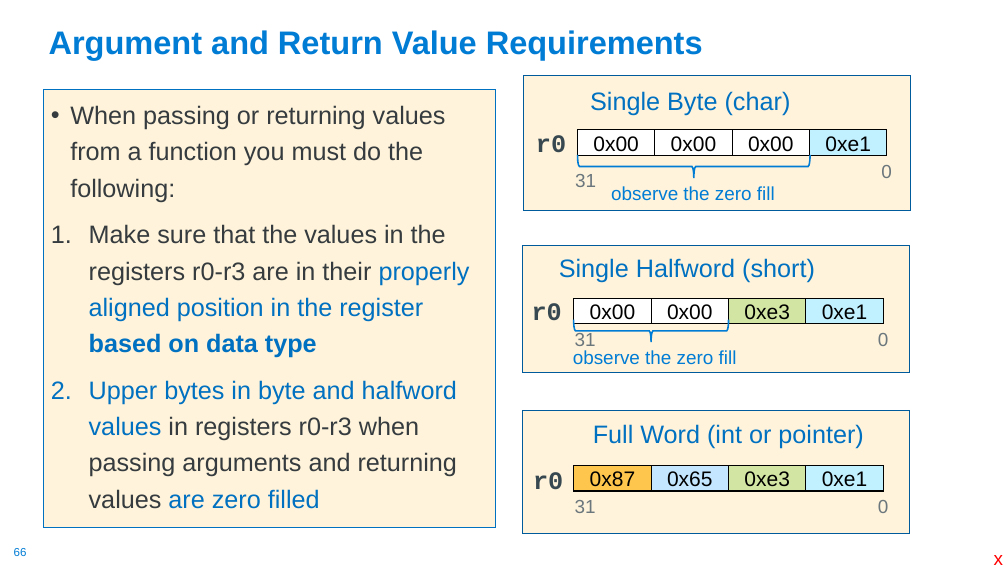
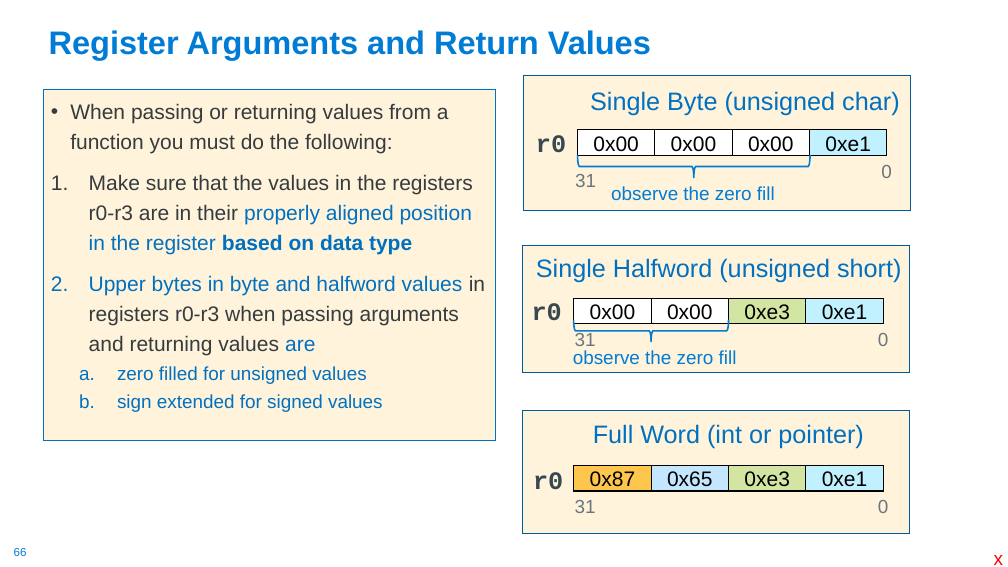
Before and after one commit to cse30-sp24/Muller-Slides, a slide deck: slide 66 of Lecture-16.pptx. Drawn at 1008x567 pixels with LibreOffice and Linux fonts; fonts in the diff are those of the drawing. Boxes give left, top, right and bottom in pixels: in the first picture for what was removed or moved away, otherwise in the second. Text is boxed around its words. In the diff, an @@ line names an element or a change of style, - is before the commit and + after.

```diff
--- a/Lecture-16.pptx
+++ b/Lecture-16.pptx
@@ title at (49,30,651,60): text changed @@
-Argument and Return Value Requirements
+Register Arguments and Return Values
@@ text "When passing or returning values ...": place and size @@
-text "When passing or returning values ..." at (43,89,495,528)
+text "When passing or returning values ..." at (43,89,495,441)
@@ text at (70,103,473,255): size 24 to 20 pt in "When passing or returning values from a ...", "Make sure that the values in the ..." @@
@@ text at (590,91,899,116): text changed @@
-Single Byte (char)
+Single Byte (unsigned char)
@@ text at (536,258,901,283): text changed @@
-Single Halfword (short)
+Single Halfword (unsigned short)
@@ text at (89,275,485,412): text changed; size 24 to 20 pt; text colour #363B3E to #0070C0 @@
-2. Upper bytes in byte and halfword values in registers r0-r3 when passing arguments and returning values are zero filled
+2. Upper bytes in byte and halfword values in registers r0-r3 when passing arguments and returning values are
+  a. zero filled for unsigned values
+  b. sign extended for signed values
```
Also in this commit, not shown: 1 other slide changed, 1 other file.
